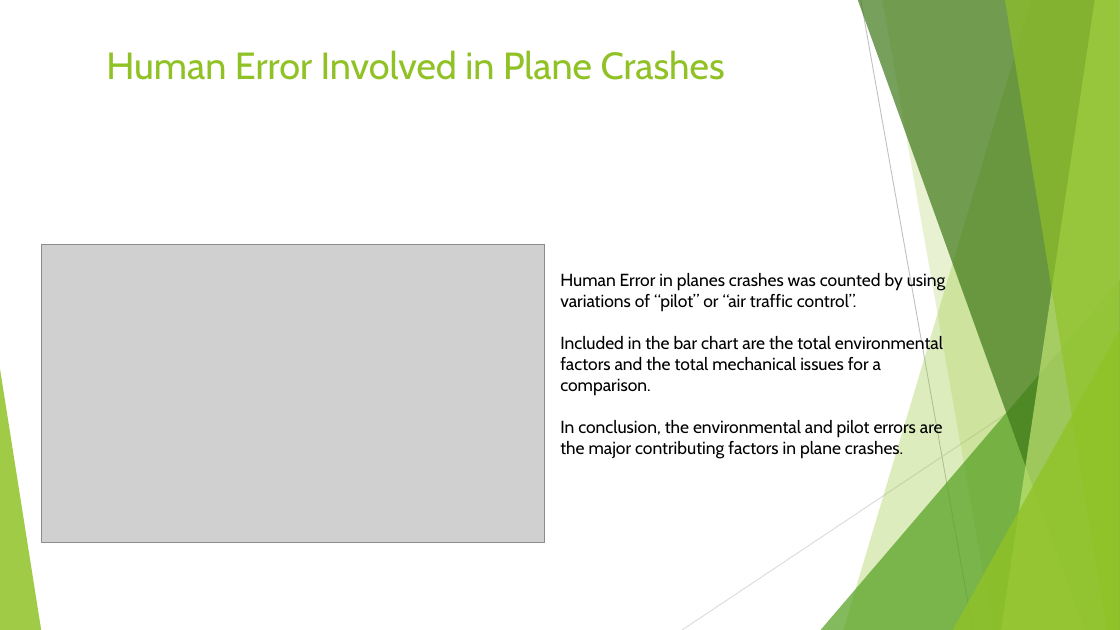
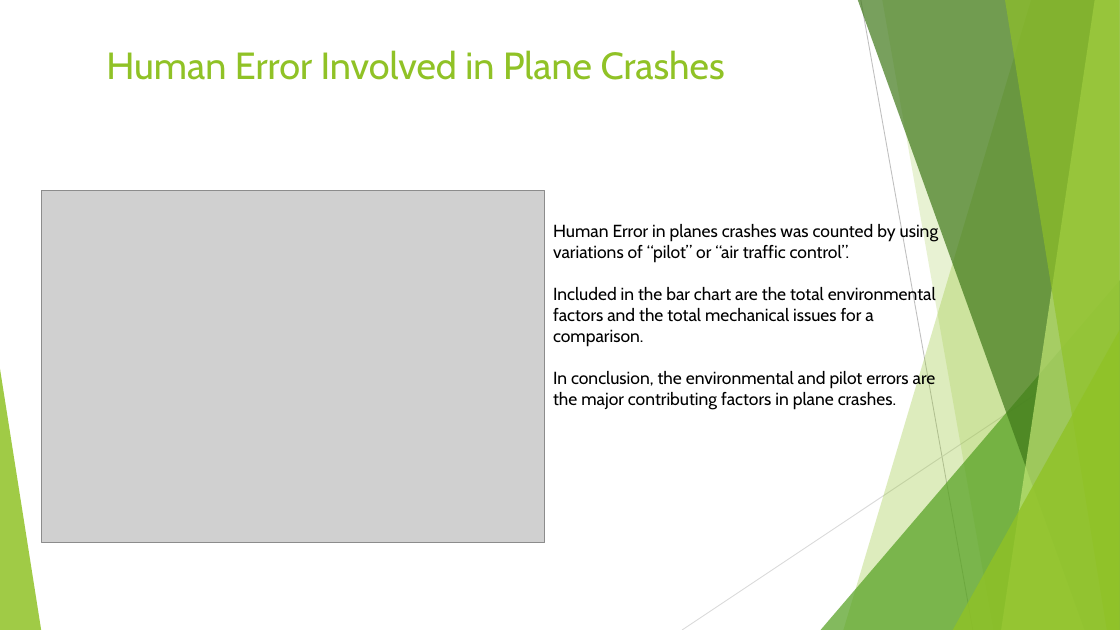
Before and after one commit to MZt92-ui/Project-1-Group-3, a slide deck: slide 8 of plane_crash_presentation_Rob.pptx. Drawn at 1120x630 pixels with LibreOffice and Linux fonts; fonts in the diff are those of the drawing; grey boxes stand for pictures. Boxes give left, top, right and bottom in pixels: in the first picture for what was removed or moved away, otherwise in the second. Text is boxed around its words. In the diff, an @@ line names an element or a change of style, - is before the commit and + after.

```diff
--- a/plane_crash_presentation_Rob.pptx
+++ b/plane_crash_presentation_Rob.pptx
@@ picture: place and size @@
-picture at bbox=[42, 245, 545, 544]
+picture at bbox=[42, 191, 545, 544]
@@ text "Human Error in planes crashes ...": place and size @@
-text "Human Error in planes crashes ..." at bbox=[560, 271, 946, 458]
+text "Human Error in planes crashes ..." at bbox=[553, 223, 939, 410]
```
Also in this commit, not shown: 2 other slides changed.
